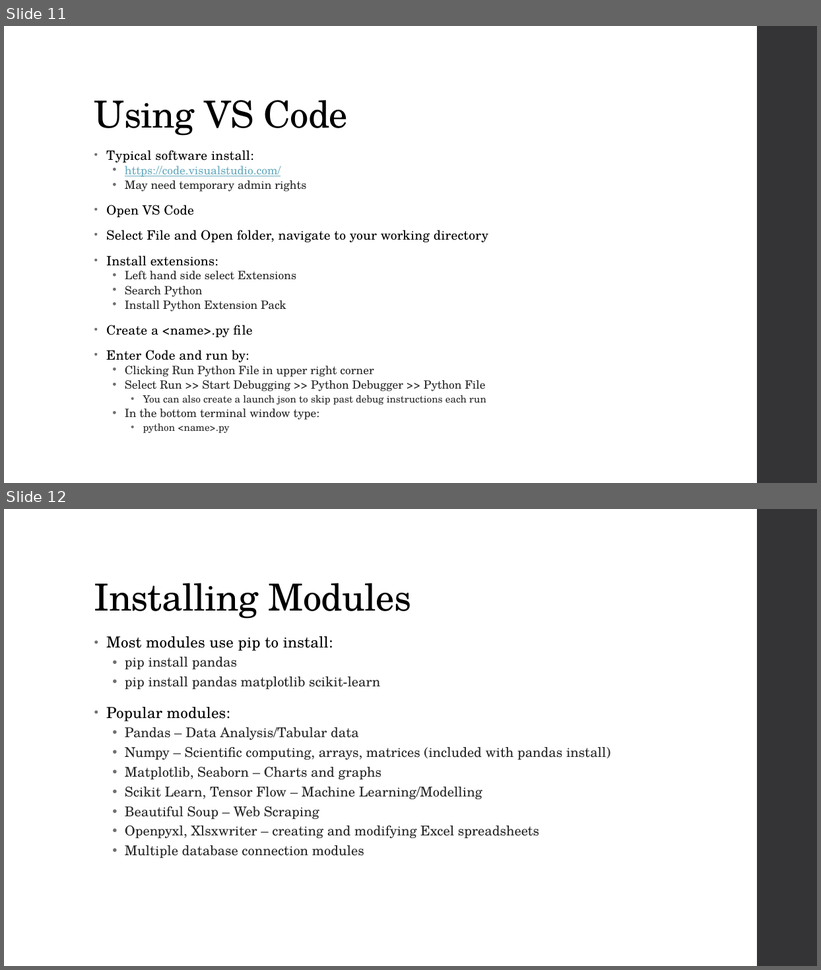
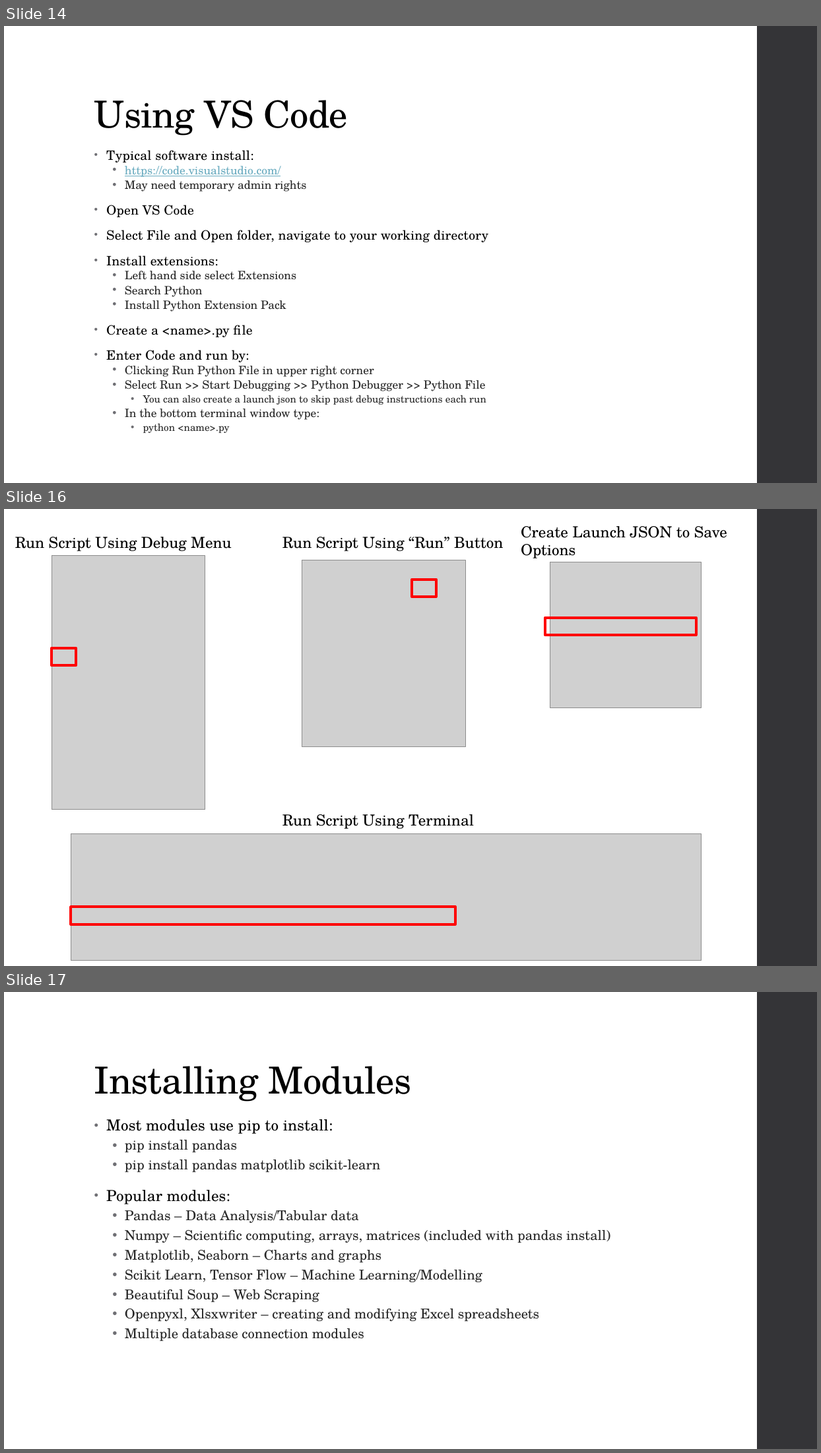
Before and after one commit to AdamKortis/cchmc_python_getting_started, a slide deck: Getting Started with Python for Data Analytics.pptx. Shown one above the other, each under a label of ours: slides 11 and 12 before the commit, slides 14, 16 and 17 after it; the slides between them are not shown. The pictures are 821x970 and 821x1453 pixels, drawn with LibreOffice and Linux fonts; fonts in the diff are those of the drawing; grey boxes stand for pictures. Boxes give left, top, right and bottom in pixels: in the first picture for what was removed or moved away, otherwise in the second. Text is boxed around its words. In the diff, an @@ line names an element or a change of style, - is before the commit and + after.

```diff
--- a/Getting Started with Python for Data Analytics.pptx
+++ b/Getting Started with Python for Data Analytics.pptx
@@ slide 16 added at (4, 509, 817, 966), background #FFFFFF; not listed: 1 template element that a slide beside it also shows @@
@@ text added at (521, 526, 727, 559), 18 pt, text #000000 @@
+Create Launch JSON to Save Options
@@ text added at (15, 537, 232, 551), 18 pt, text #000000 @@
+Run Script Using Debug Menu
@@ text added at (283, 537, 503, 551), 18 pt, text #000000 @@
+Run Script Using “Run” Button
@@ picture added at (52, 556, 205, 811) @@
@@ picture added at (302, 560, 466, 747) @@
@@ picture added at (550, 562, 701, 708) @@
@@ rectangle added at (412, 580, 436, 597), outline #FF0000 3 pt @@
@@ rectangle added at (545, 618, 696, 635), outline #FF0000 3 pt @@
@@ rectangle added at (52, 648, 75, 666), outline #FF0000 3 pt @@
@@ text added at (283, 815, 474, 829), 18 pt, text #000000 @@
+Run Script Using Terminal
@@ picture added at (71, 834, 701, 962) @@
@@ rectangle added at (71, 908, 455, 925), outline #FF0000 3 pt @@
@@ what was slide 11 is now slide 14 @@
@@ what was slide 12 is now slide 17 @@
```
Also in this commit, not shown: 3 slides changed, 4 other slides added, 2 other files.
